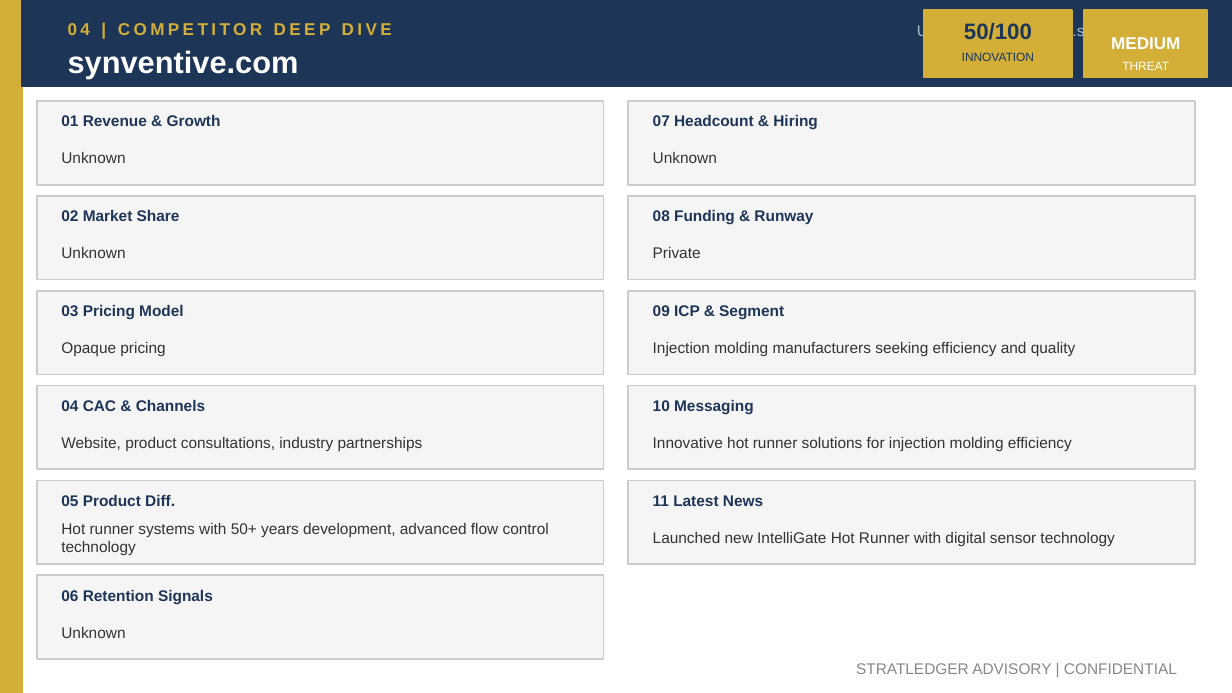
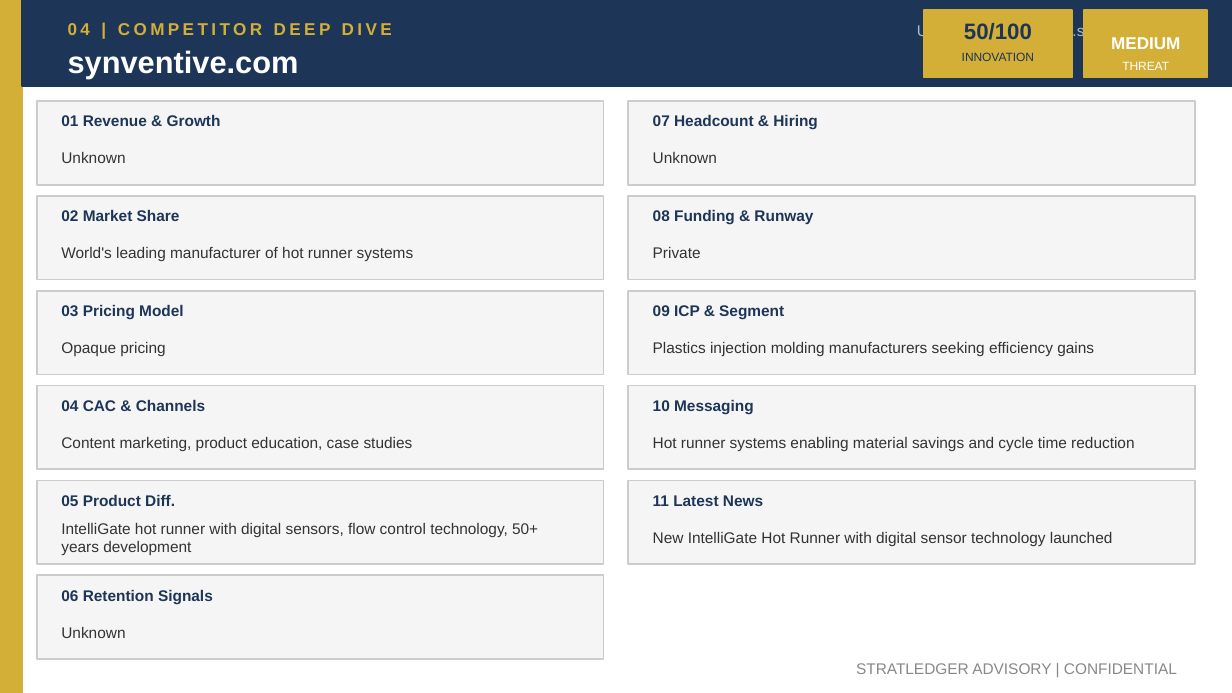
Before and after one commit to apexmakeshop-dot/droplet-commands, a slide deck: slide 8 of mesh_bioplastics_CI_Report.pptx. Drawn at 1232x693 pixels with LibreOffice and Linux fonts; fonts in the diff are those of the drawing. Boxes give left, top, right and bottom in pixels: in the first picture for what was removed or moved away, otherwise in the second. Text is boxed around its words. In the diff, an @@ line names an element or a change of style, - is before the commit and + after.

```diff
--- a/mesh_bioplastics_CI_Report.pptx
+++ b/mesh_bioplastics_CI_Report.pptx
@@ text at (61,247,414,261): text changed @@
-Unknown
+World's leading manufacturer of hot runner systems
@@ text at (653,342,1094,356): text changed @@
-Injection molding manufacturers seeking efficiency and quality
+Plastics injection molding manufacturers seeking efficiency gains
@@ text at (61,437,413,451): text changed @@
-Website, product consultations, industry partnerships
+Content marketing, product education, case studies
@@ text at (653,437,1134,451): text changed @@
-Innovative hot runner solutions for injection molding efficiency
+Hot runner systems enabling material savings and cycle time reduction
@@ text at (61,523,538,555): text changed @@
-Hot runner systems with 50+ years development, advanced flow control technology
+IntelliGate hot runner with digital sensors, flow control technology, 50+ years development
@@ text at (653,532,1113,546): text changed @@
-Launched new IntelliGate Hot Runner with digital sensor technology
+New IntelliGate Hot Runner with digital sensor technology launched
```
Also in this commit, not shown: 4 other slides changed.
